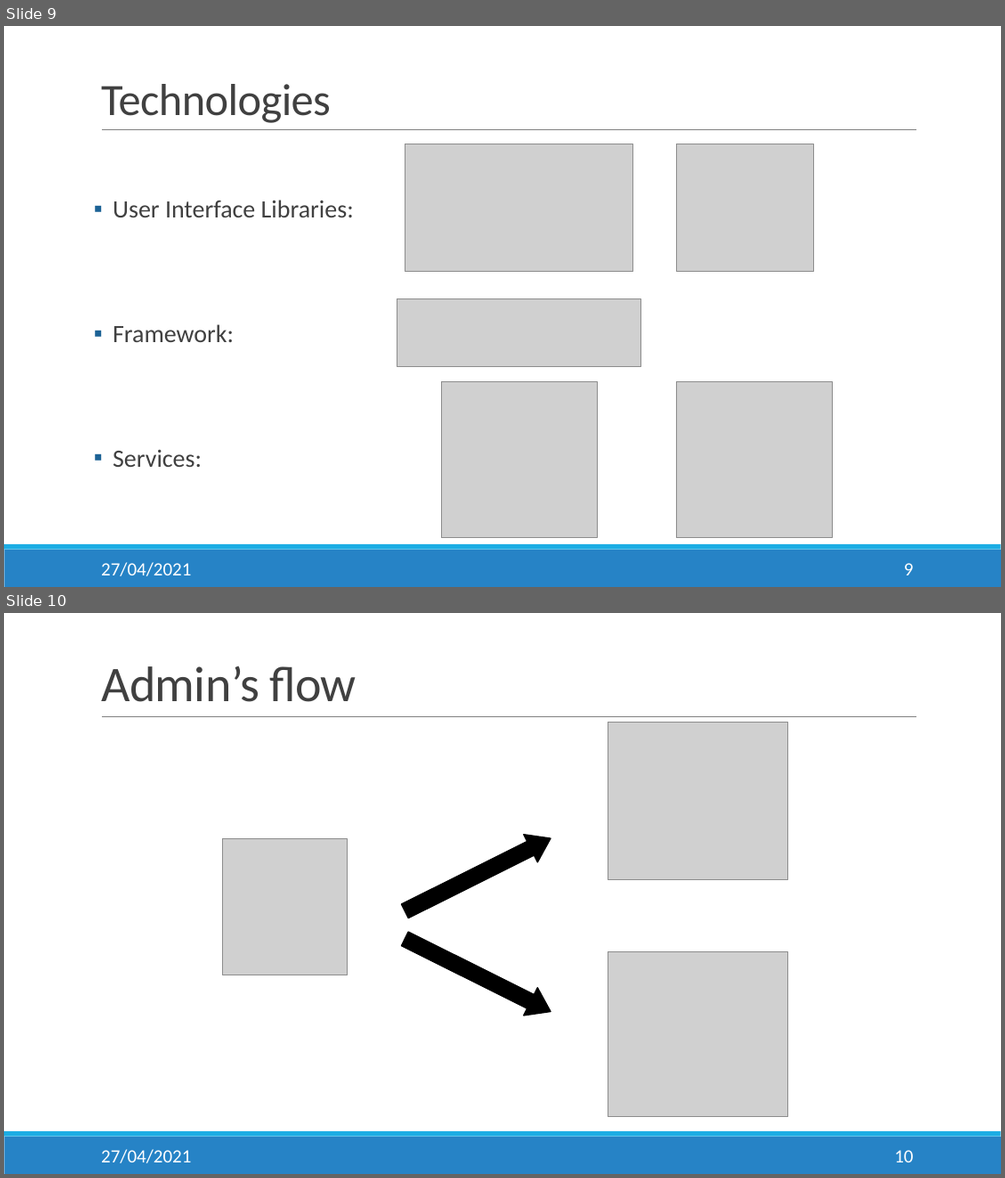
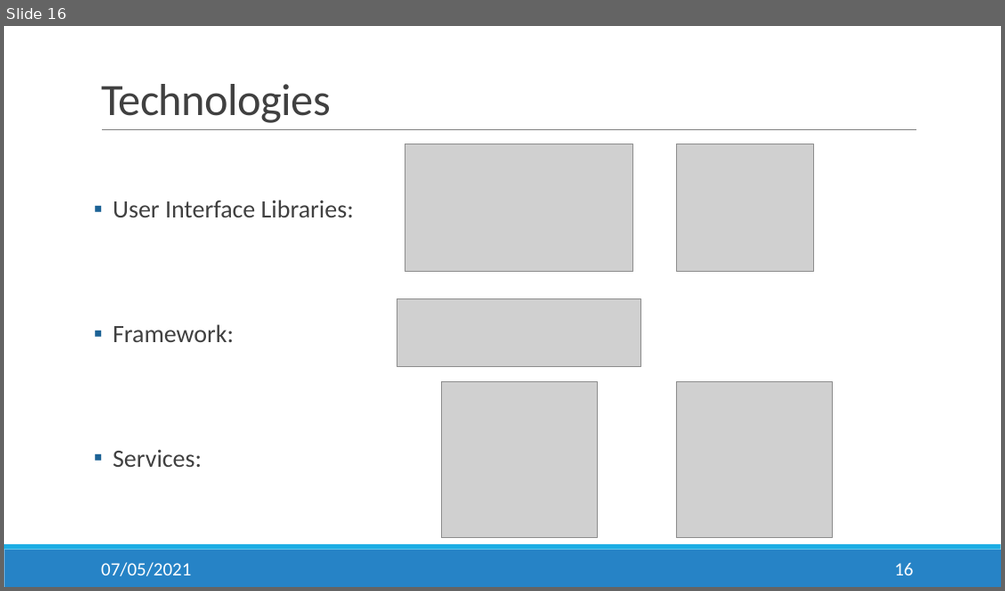
Before and after one commit to salesmgt/documentation, a slide deck: presentations/Slides.pptx. Shown one above the other, each under a label of ours: slides 9 and 10 before the commit, slide 16 after it. The pictures are 1005x1178 and 1005x591 pixels, drawn with LibreOffice and Linux fonts; fonts in the diff are those of the drawing; grey boxes stand for pictures. Boxes give left, top, right and bottom in pixels: in the first picture for what was removed or moved away, otherwise in the second. Text is boxed around its words. In the diff, an @@ line names an element or a change of style, - is before the commit and + after.

```diff
--- a/presentations/Slides.pptx
+++ b/presentations/Slides.pptx
@@ slide 10 removed at bbox=[4, 613, 1001, 1174], background #FFFFFF; not listed: 3 template elements that a slide beside it also shows @@
@@ title removed at bbox=[101, 666, 356, 702] @@
-Admin’s flow
@@ picture removed at bbox=[608, 722, 788, 880] @@
@@ right arrow removed at bbox=[398, 824, 558, 925] @@
@@ picture removed at bbox=[222, 839, 348, 975] @@
@@ right arrow removed at bbox=[398, 925, 558, 1025] @@
@@ picture removed at bbox=[608, 952, 788, 1117] @@
@@ text removed at bbox=[101, 1149, 191, 1163] @@
-27/04/2021
@@ page number removed at bbox=[894, 1150, 913, 1162] @@
-10
@@ what was slide 9 is now slide 16 @@
@@ slide 16 changed as well @@
@@ text at bbox=[101, 562, 191, 576]: text changed @@
-27/04/2021
+07/05/2021
@@ page number at bbox=[894, 563, 913, 575]: text changed @@
-9
+16
```
Also in this commit, not shown: 14 other slides changed, 15 slides added, 2 other slides removed, 1 other file.
